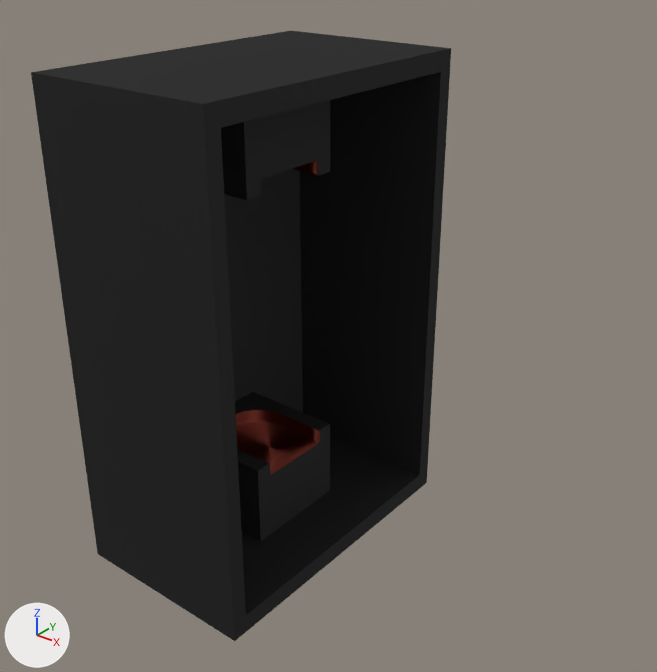
Renders of the Blender file Frontend/GaMR/Assets/Models/lost_in_space/fuse_box.blend from each side of a commit.
Camera for both pictures: a 50 mm lens placed at (6.93, -7.42, 6.04), pointed at (1.16, -0.2, 1.57). Lighting does not change. The marker at lower left points along +X, +Y and +Z.
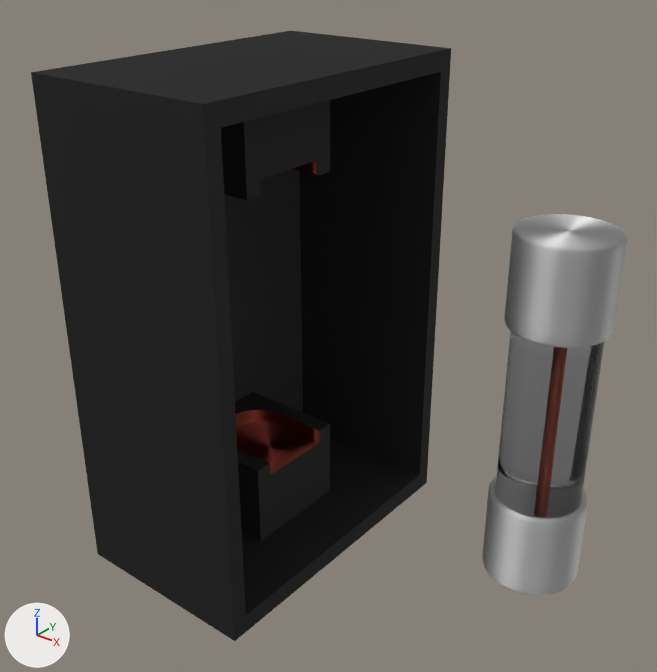
Where the newer file only moved an object's origin or applied its transform, the numbers keep the older frame.

Where the change shows, as pixel boxes (x1, y1, x2, y2) in the pictures (657 x 672 px):
'Cylinder.001', shown: after (482, 214, 628, 595)

The change in detail:
Object 'Cylinder.001' (ob_cylinder_001) is now shown.
